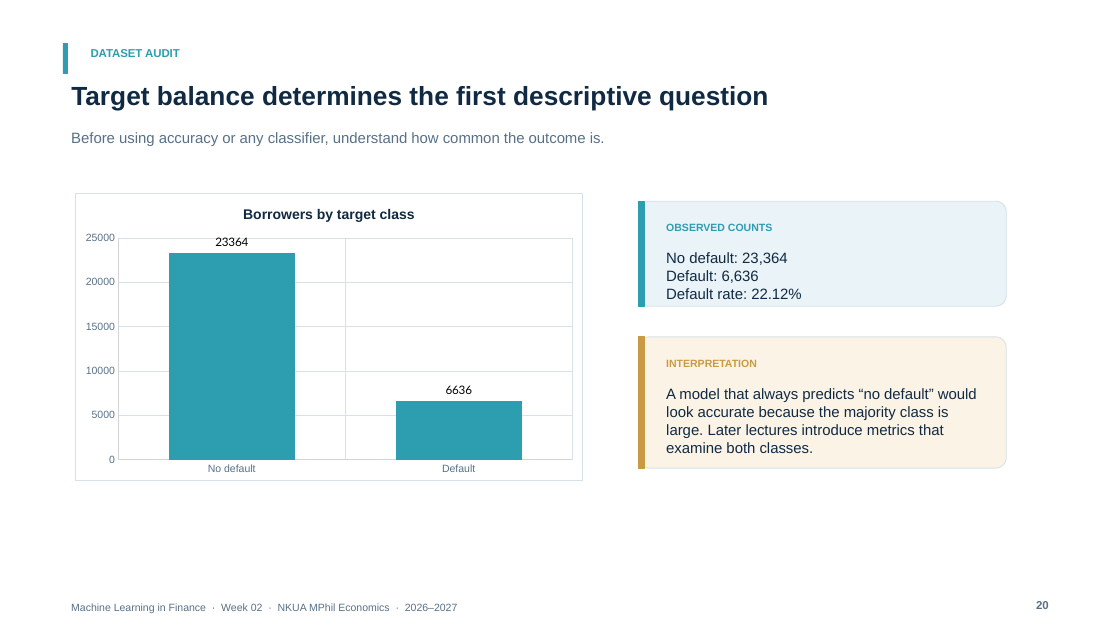
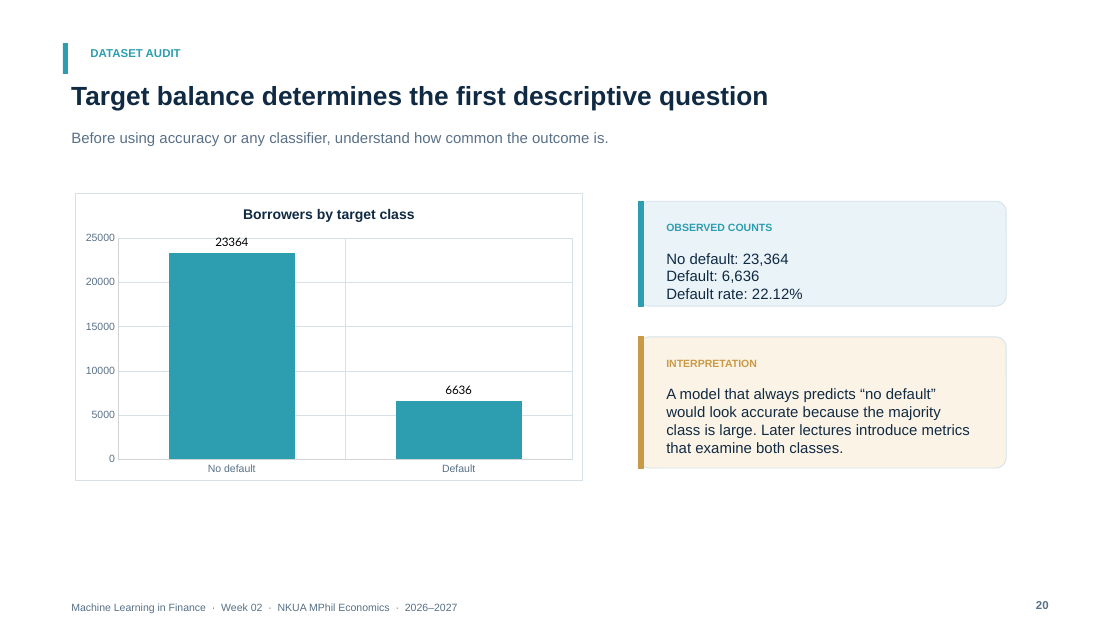
Before and after one commit to fkottas/Teaching-Courses, a slide deck: slide 20 of Machine Learning in Finance/2026-2027/lectures/week-02/slides/Lecture_02_Python_Foundations_II_NumPy_Pandas_EDA_2026-2027.pptx. Drawn at 1120x630 pixels with LibreOffice and Linux fonts; fonts in the diff are those of the drawing. Boxes give left, top, right and bottom in pixels: in the first picture for what was removed or moved away, otherwise in the second. Text is boxed around its words. In the diff, an @@ line names an element or a change of style, - is before the commit and + after.

```diff
--- a/Machine Learning in Finance/2026-2027/lectures/week-02/slides/Lecture_02_Python_Foundations_II_NumPy_Pandas_EDA_2026-2027.pptx
+++ b/Machine Learning in Finance/2026-2027/lectures/week-02/slides/Lecture_02_Python_Foundations_II_NumPy_Pandas_EDA_2026-2027.pptx
@@ text "Before using accuracy or any ..." rewrapped from <box>71,132,605,146</box> to <box>71,132,609,146</box> @@
@@ column chart at <box>76,192,583,481</box> @@
@@ title "Borrowers by target class " to "Borrowers by target class" @@
@@ data labels of Series 1 changed @@
@@ category axis changed @@
@@ value axis changed @@
@@ border changed @@
@@ text "A model that always predicts ..." rewrapped from <box>666,388,977,453</box> to <box>666,388,970,453</box> @@
```
Also in this commit, not shown: 36 other slides changed, 1 other file.
